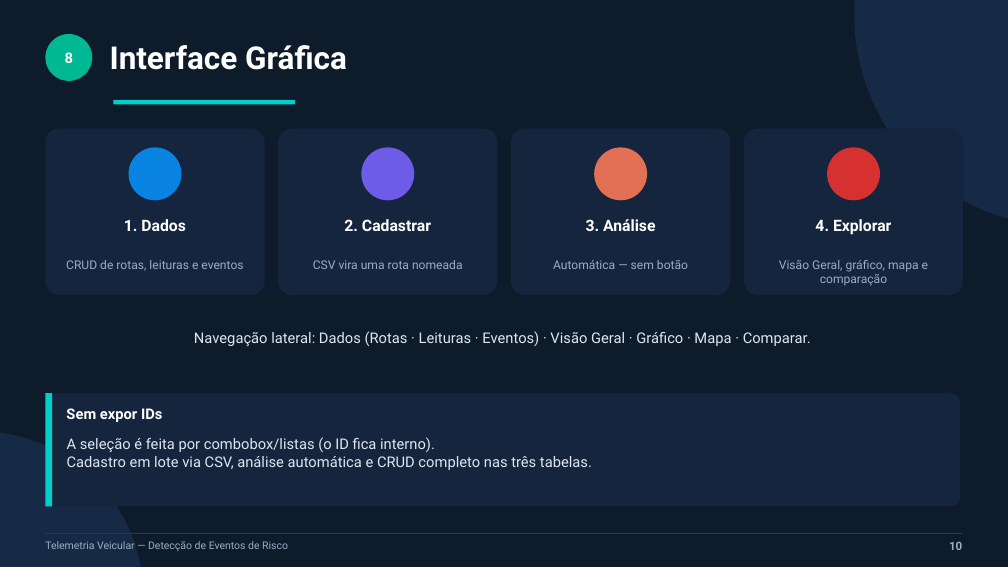
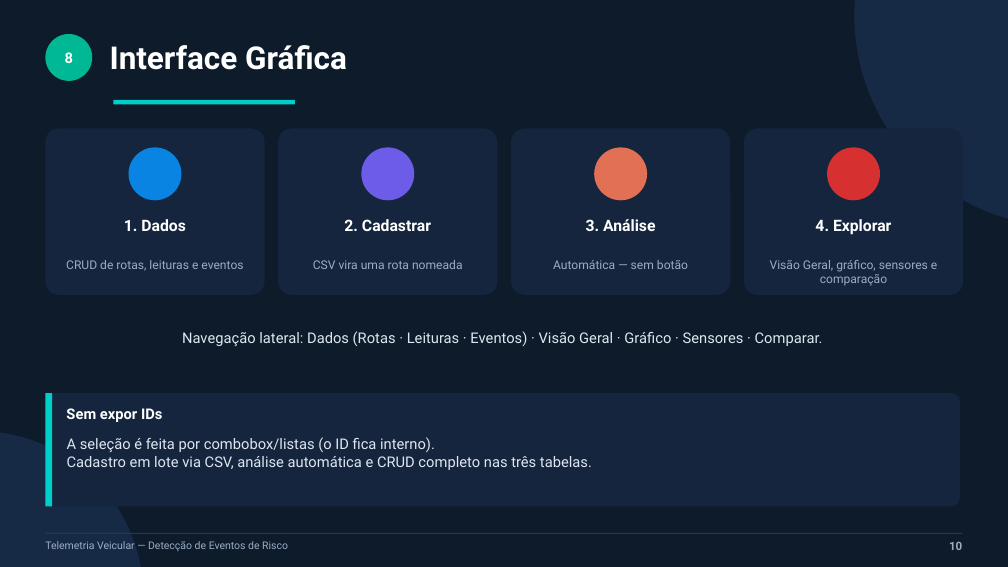
Before and after one commit to joaomauricio22/sensores-iot, a slide deck: slide 10 of apresentacao/slides_pav.pptx. Drawn at 1008x567 pixels with LibreOffice and Linux fonts; fonts in the diff are those of the drawing. Boxes give left, top, right and bottom in pixels: in the first picture for what was removed or moved away, otherwise in the second. Text is boxed around its words. In the diff, an @@ line names an element or a change of style, - is before the commit and + after.

Commit message:
Regenerar slides e capturas com a nova aba Sensores

```diff
--- a/apresentacao/slides_pav.pptx
+++ b/apresentacao/slides_pav.pptx
@@ text at [770, 260, 937, 286]: text changed @@
-Visão Geral, gráfico, mapa e comparação
+Visão Geral, gráfico, sensores e comparação
@@ text at [182, 331, 823, 346]: text changed @@
-Navegação lateral: Dados (Rotas · Leituras · Eventos) · Visão Geral · Gráfico · Mapa · Comparar.
+Navegação lateral: Dados (Rotas · Leituras · Eventos) · Visão Geral · Gráfico · Sensores · Comparar.
```
Also in this commit, not shown: 3 other slides changed, 8 other files.
